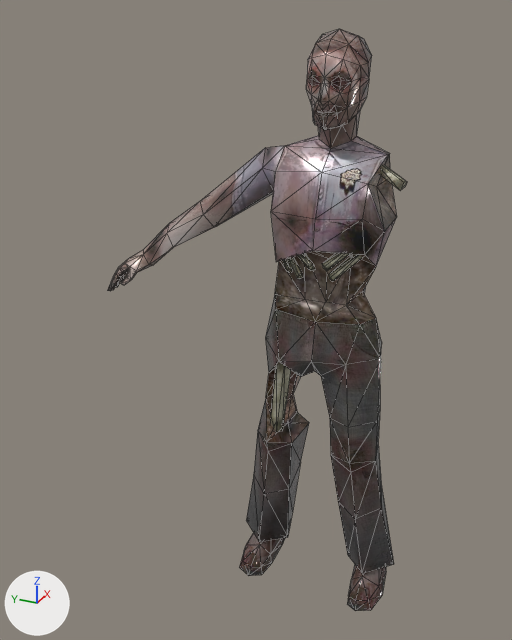
Renders of the glTF model visualization/3D/models/3DRT/zombie_male3_text4_crawl.glb from each side of a commit.
Rendered twice from a 50 mm camera at (-19.76, -6.4, 19.81) aimed at (-0.02, 2.48, 9.95). Every picture has the same lights, and +X, +Y and +Z are marked at lower left. Mesh edges are drawn as thin lines.

Before the edit, the objects in view are built like this:
```python
mat_zombie = bpy.data.materials.new('Zombie')
mat_zombie.use_nodes = True; mat_zombie.node_tree.nodes.clear()
_N = mat_zombie.node_tree.nodes; _L = mat_zombie.node_tree.links
n0 = _N.new('ShaderNodeBsdfPrincipled'); n0.name = 'Principled BSDF'
n1 = _N.new('ShaderNodeOutputMaterial'); n1.name = 'Material Output'
n2 = _N.new('ShaderNodeTexImage'); n2.name = 'Image Texture'
n2.image = img_male_zom_t04
n3 = _N.new('ShaderNodeSeparateColor'); n3.name = 'Separate Color'
n4 = _N.new('ShaderNodeTexImage'); n4.name = 'Image Texture.001'
n4.image = img_male_zom_t04
_L.new(n0.outputs[0], n1.inputs[0])  # 'BSDF' to 'Surface'
_L.new(n2.outputs[0], n0.inputs[0])  # 'Color' to 'Base Color'
_L.new(n3.outputs[2], n0.inputs[1])  # 'Blue' to 'Metallic'
_L.new(n3.outputs[1], n0.inputs[2])  # 'Green' to 'Roughness'
_L.new(n4.outputs[0], n3.inputs[0])  # 'Color' to 'Color'
me_male_zomb_v3_ms3d_m = bpy.data.meshes.new('male_zomb_v3.ms3d.m')
me_male_zomb_v3_ms3d_m.from_pydata(...)  # 396 vertices, 760 faces; spans x -1.7..1.5, y -2.9..7.4, z 0.1..19.0
me_male_zomb_v3_ms3d_m.materials.append(mat_zombie)
ob_male_zomb_v3_ms3d_m = bpy.data.objects.new('male_zomb_v3.ms3d.m', me_male_zomb_v3_ms3d_m)
ob_male_zomb_v3_ms3d_m.location = (0.0, 0.0, 0.0)
```
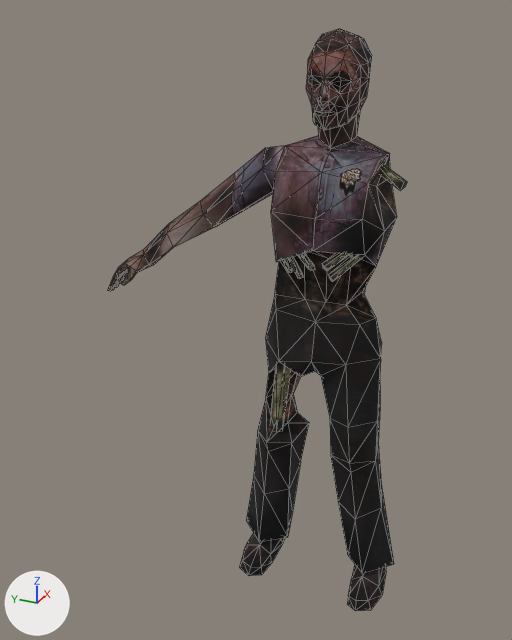
Boxes (x1, y1, x2, y2) around the edits, measured in the pictures (512 x 640 px):
```json
{"object": "male_zomb_v3.ms3d.m", "change": "surface changed", "before": [107, 29, 407, 611], "after": [107, 29, 407, 611], "on screen": "grey to black"}
```

The change, as JSON lines over the scene's bpy script:
```json
{"op": "set", "path": "img_male_zom_t04", "old": "load_image('male_zom_t04', '_unpacked/male_zom_t04', 1024, 1024, 'Non-Color')", "new": "load_image('male_zom_t04', '_unpacked/male_zom_t04', 1024, 1024, 'sRGB')"}
{"block": "mat_zombie", "where": "n0 = _N.new('ShaderNodeBsdfPrincipled'); n0.name = 'Principled BSDF'"}
{"op": "add", "block": "mat_zombie", "code": "n0.inputs[2].default_value = 1.0  # 'Roughness'"}
{"op": "remove", "block": "mat_zombie", "code": "n3 = _N.new('ShaderNodeSeparateColor'); n3.name = 'Separate Color'"}
{"op": "remove", "block": "mat_zombie", "code": "n4 = _N.new('ShaderNodeTexImage'); n4.name = 'Image Texture.001'"}
{"op": "remove", "block": "mat_zombie", "code": "n4.image = img_male_zom_t04"}
{"op": "remove", "block": "mat_zombie", "code": "_L.new(n3.outputs[2], n0.inputs[1])  # 'Blue' to 'Metallic'"}
{"op": "remove", "block": "mat_zombie", "code": "_L.new(n3.outputs[1], n0.inputs[2])  # 'Green' to 'Roughness'"}
{"op": "remove", "block": "mat_zombie", "code": "_L.new(n4.outputs[0], n3.inputs[0])  # 'Color' to 'Color'"}
```
